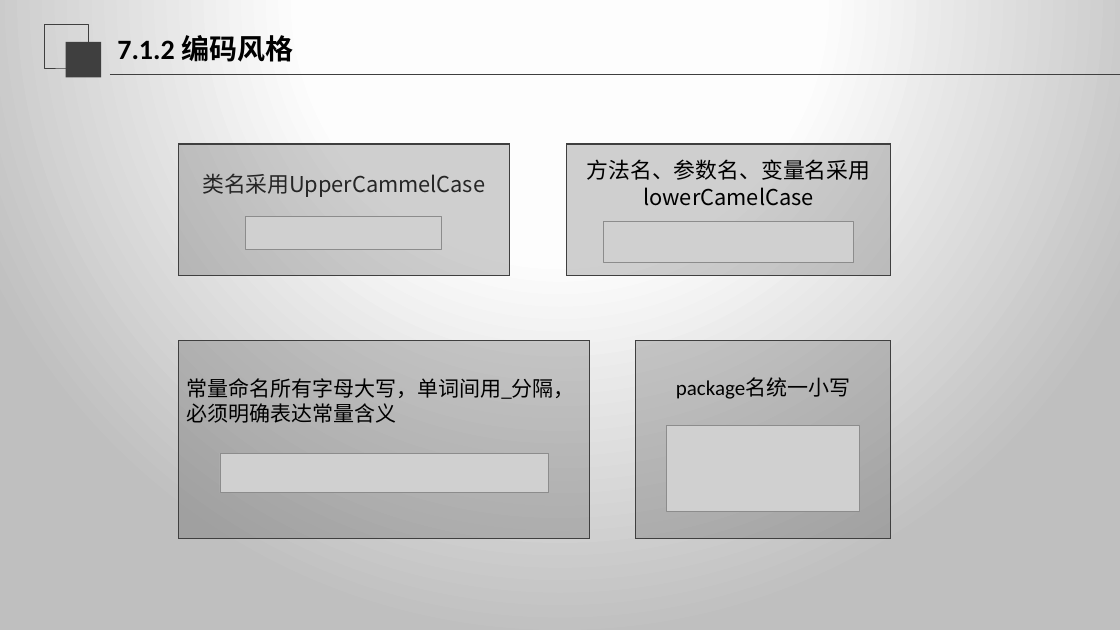
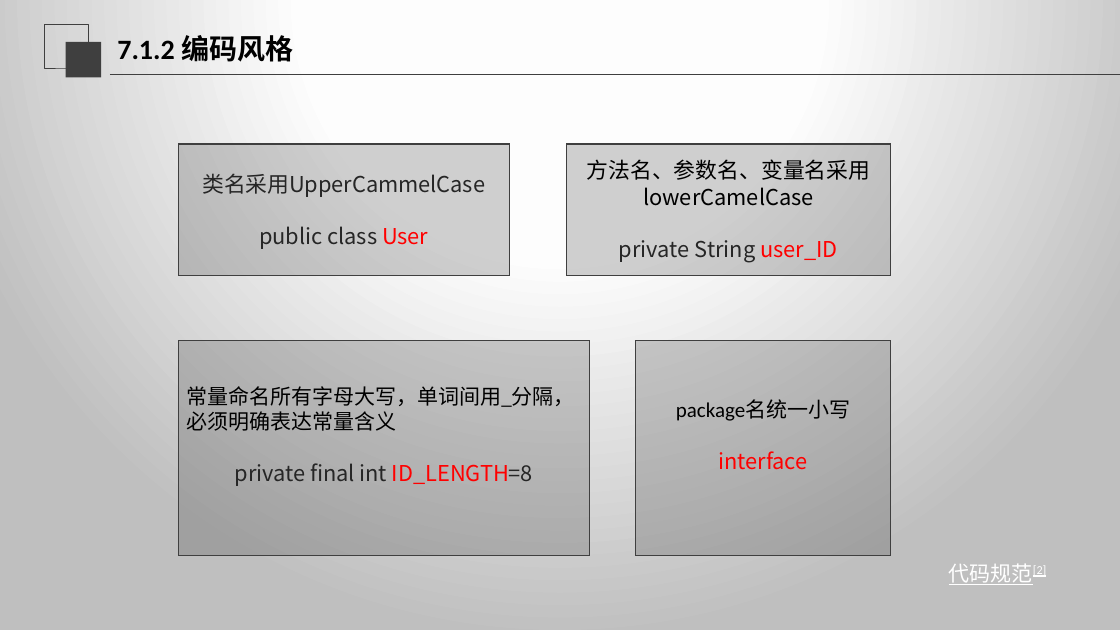
Before and after one commit to SE2020-G02/OurSudoku, a slide deck: slide 6 of SE2020-G02-实现阶段/翻转课堂 7.6白盒测试.pptx. Drawn at 1120x630 pixels with LibreOffice and Linux fonts; fonts in the diff are those of the drawing; grey boxes stand for pictures. Boxes give left, top, right and bottom in pixels: in the first picture for what was removed or moved away, otherwise in the second. Text is boxed around its words. In the diff, an @@ line names an element or a change of style, - is before the commit and + after.

```diff
--- a/SE2020-G02-实现阶段/翻转课堂 7.6白盒测试.pptx
+++ b/SE2020-G02-实现阶段/翻转课堂 7.6白盒测试.pptx
@@ picture removed at <box>246,217,442,250</box> @@
@@ text in rectangle at <box>259,226,428,249</box>: paragraph added @@
+public class User
@@ picture removed at <box>603,222,854,262</box> @@
@@ text in rectangle at <box>619,240,838,263</box>: paragraph added @@
+private String user_ID
@@ rectangle "常量命名所有字母大写，单词间用_分隔，必须明确表达常量含义": place and size @@
-rectangle "常量命名所有字母大写，单词间用_分隔，必须明确表达常量含义" at <box>178,340,590,539</box>
+rectangle "常量命名所有字母大写，单词间用_分隔，必须明确表达常量含义" at <box>178,340,590,556</box>
@@ rectangle "package名统一小写": place and size @@
-rectangle "package名统一小写" at <box>636,340,891,539</box>
+rectangle "package名统一小写" at <box>636,340,891,556</box>
@@ picture removed at <box>666,425,860,512</box> @@
@@ picture removed at <box>220,454,549,493</box> @@
@@ text in rectangle at <box>235,463,533,486</box>: paragraph added @@
+private final int ID_LENGTH=8
@@ text in rectangle at <box>719,451,808,470</box>: paragraph added @@
+interface
@@ text added at <box>949,564,1047,585</box>, 18 pt, text #FFFFFF, underline @@
+代码规范[2]
```
Also in this commit, not shown: 20 other slides changed, 6 slides added, 1 slide removed, 2 other files.
